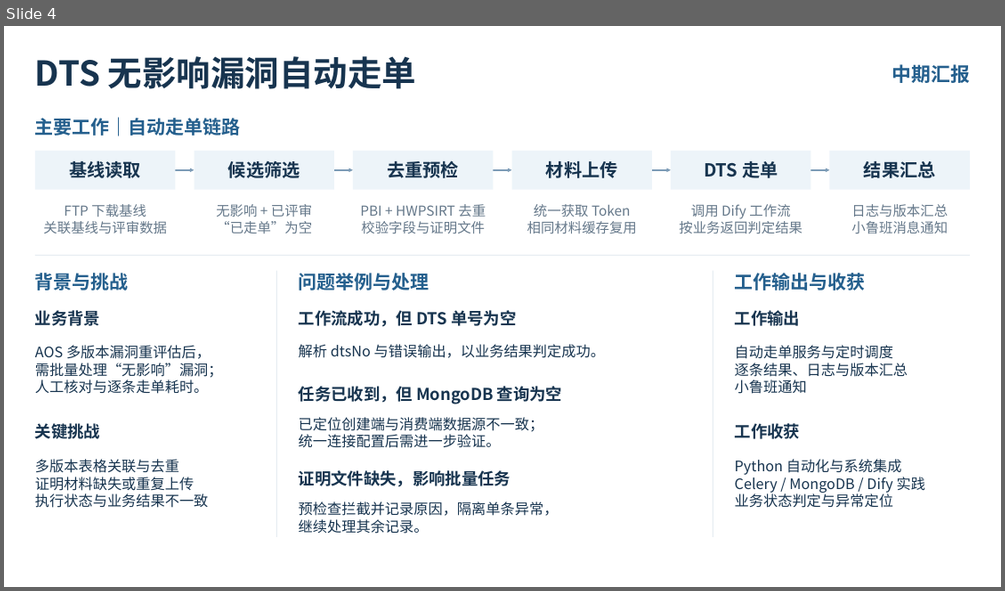
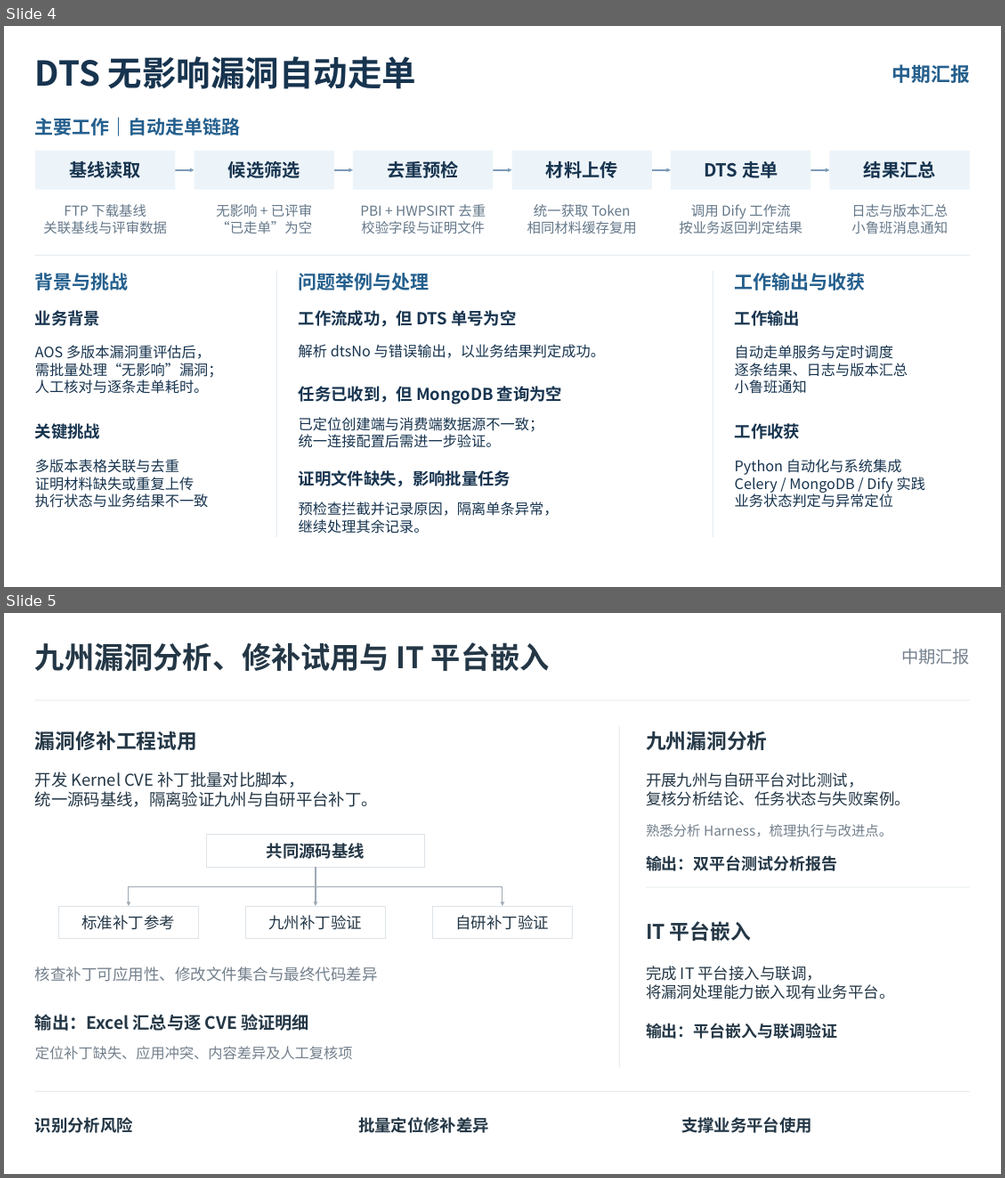
Before and after one commit to TXderive/code_git_init, a slide deck: 中期汇报.pptx. Shown one above the other, each under a label of ours: slide 4 before the commit, slides 4 and 5 after it. The pictures are 1005x591 and 1005x1178 pixels, drawn with LibreOffice and Linux fonts; fonts in the diff are those of the drawing. Boxes give left, top, right and bottom in pixels: in the first picture for what was removed or moved away, otherwise in the second. Text is boxed around its words. In the diff, an @@ line names an element or a change of style, - is before the commit and + after.

```diff
--- a/中期汇报.pptx
+++ b/中期汇报.pptx
@@ slide 5 added at bbox=[4, 613, 1001, 1174], background #FFFFFF @@
@@ text added at bbox=[35, 642, 550, 671], 28.5 pt, text #243746, bold @@
+九州漏洞分析、修补试用与 IT 平台嵌入
@@ text added at bbox=[901, 649, 970, 665], 16.5 pt, text #73808C @@
+中期汇报
@@ line added from (35, 700) to (971, 700), #DDE3E8 0.75 pt @@
@@ text added at bbox=[35, 730, 197, 750], 19.5 pt, text #243746, bold @@
+漏洞修补工程试用
@@ line added from (619, 726) to (619, 1067), #DDE3E8 0.75 pt @@
@@ text added at bbox=[646, 730, 768, 750], 19.5 pt, text #243746, bold @@
+九州漏洞分析
@@ text added at bbox=[35, 771, 378, 807], 15.8 pt, text #243746 @@
+开发 Kernel CVE 补丁批量对比脚本，
+统一源码基线，隔离验证九州与自研平台补丁。
@@ text added at bbox=[646, 772, 910, 806], 15 pt, text #243746 @@
+开展九州与自研平台对比测试，
+复核分析结论、任务状态与失败案例。
@@ text added at bbox=[646, 824, 892, 836], 13.1 pt, text #73808C @@
+熟悉分析 Harness，梳理执行与改进点。
@@ rectangle added at bbox=[207, 835, 425, 868], outline #DDE3E8 0.75 pt, 15.8 pt, text #243746, bold @@
+共同源码基线
@@ elbow arrow added from (316, 868) to (129, 906), #9EAAB4 0.9 pt @@
@@ arrow added from (316, 868) to (316, 906), #9EAAB4 0.9 pt @@
@@ elbow arrow added from (316, 868) to (502, 906), #9EAAB4 0.9 pt @@
@@ text added at bbox=[646, 855, 837, 871], 15.4 pt, text #243746, bold @@
+输出：双平台测试分析报告
@@ rectangle added at bbox=[58, 906, 199, 939], outline #DDE3E8 0.75 pt, 15 pt, text #243746 @@
+标准补丁参考
@@ rectangle added at bbox=[245, 906, 386, 939], outline #DDE3E8 0.75 pt, 15 pt, text #243746 @@
+九州补丁验证
@@ rectangle added at bbox=[432, 906, 573, 939], outline #DDE3E8 0.75 pt, 15 pt, text #243746 @@
+自研补丁验证
@@ line added from (646, 887) to (971, 887), #DDE3E8 0.75 pt @@
@@ text added at bbox=[646, 921, 751, 941], 19.5 pt, text #243746, bold @@
+IT 平台嵌入
@@ text added at bbox=[35, 966, 378, 981], 15 pt, text #73808C @@
+核查补丁可应用性、修改文件集合与最终代码差异
@@ text added at bbox=[646, 965, 895, 999], 15 pt, text #243746 @@
+完成 IT 平台接入与联调，
+将漏洞处理能力嵌入现有业务平台。
@@ text added at bbox=[35, 1013, 309, 1030], 16.5 pt, text #243746, bold @@
+输出：Excel 汇总与逐 CVE 验证明细
@@ text added at bbox=[646, 1022, 837, 1038], 15.4 pt, text #243746, bold @@
+输出：平台嵌入与联调验证
@@ text added at bbox=[35, 1046, 353, 1060], 13.9 pt, text #73808C @@
+定位补丁缺失、应用冲突、内容差异及人工复核项
@@ line added from (35, 1092) to (971, 1092), #DDE3E8 0.75 pt @@
@@ text added at bbox=[35, 1117, 133, 1133], 15.8 pt, text #243746, bold @@
+识别分析风险
@@ text added at bbox=[358, 1117, 489, 1133], 15.8 pt, text #243746, bold @@
+批量定位修补差异
@@ text added at bbox=[681, 1117, 812, 1133], 15.8 pt, text #243746, bold @@
+支撑业务平台使用
```
Also in this commit, not shown: 1 other slide added.
